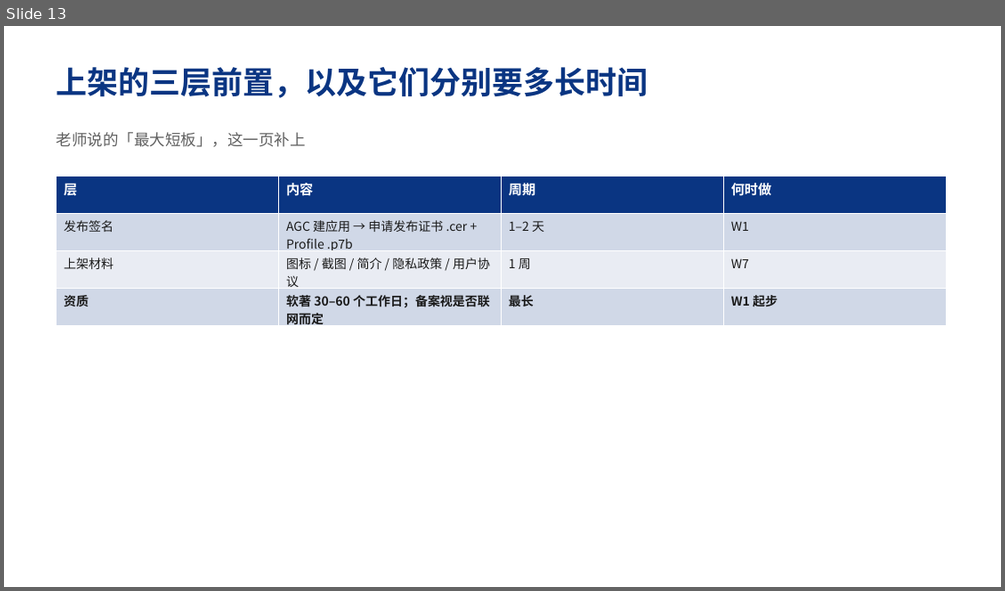
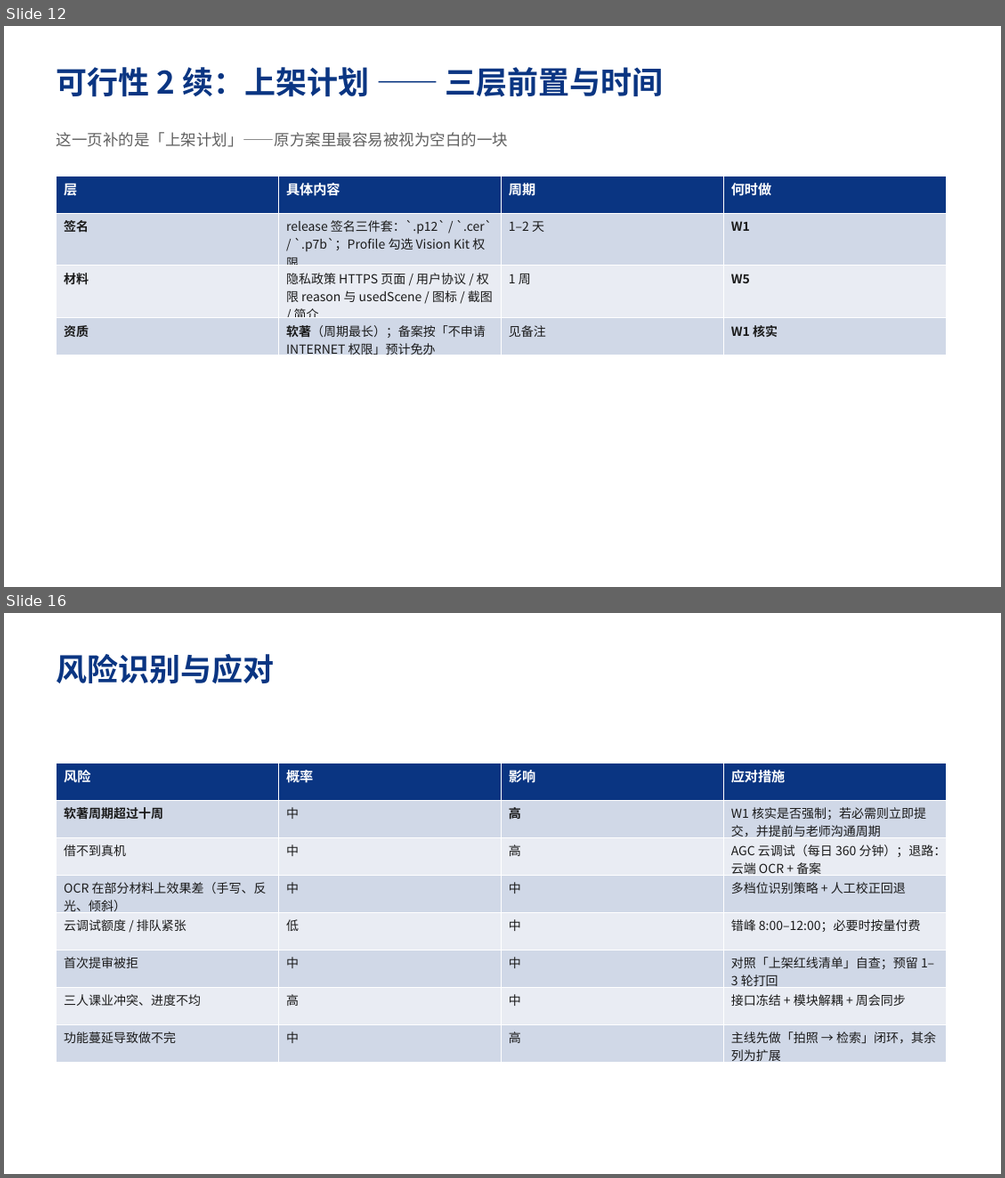
Before and after one commit to CCodeDong/agentbudget, a slide deck: deliverables/移动应用开发/立项.pptx. Shown one above the other, each under a label of ours: slide 13 before the commit, slides 12 and 16 after it; the slides between them are not shown. The pictures are 1005x591 and 1005x1178 pixels, drawn with LibreOffice and Linux fonts; fonts in the diff are those of the drawing. Boxes give left, top, right and bottom in pixels: in the first picture for what was removed or moved away, otherwise in the second. Text is boxed around its words. In the diff, an @@ line names an element or a change of style, - is before the commit and + after.

Commit message:
立项 PPT 按原稿重做：28 页，补进老师指出的四处缺口
以《开题答辩-PPT文案》v0.1 为底稿，保留原结构与内容（老师已认可的部分不动）：
- 新增 P12 上架计划：签名/材料/资质三层 + 时间 + 软著周期风险
- 新增 P15 技术路线核实：每条路线的验证环境与可检查的验收标准
- P25-26 周度计划：产出改成可检查物（可跑的包/报告/数据/录屏）
- P18 离线优先：改为四条可验证设计（权限层面就没有联网能力）
- 修订过程说明只放演讲者备注，不上幻灯面
- 修复封面与小组信息被拆成两页的问题

```diff
--- a/deliverables/移动应用开发/立项.pptx
+++ b/deliverables/移动应用开发/立项.pptx
@@ slide 16 added at box(4, 613, 1001, 1174), background #FFFFFF @@
@@ text added at box(57, 654, 275, 684), 30 pt, text #0A3582, bold @@
+风险识别与应对
@@ table added at box(57, 763, 947, 1068), 8 rows, 4 columns @@
+风险 | 概率 | 影响 | 应对措施
+软著周期超过十周 | 中 | 高 | W1 核实是否强制；若必需则立即提交，并提前与老师沟通周期
+借不到真机 | 中 | 高 | AGC 云调试（每日 360 分钟）；退路：云端 OCR + 备案
+OCR 在部分材料上效果差（手写、反光、倾斜） | 中 | 中 | 多档位识别策略 + 人工校正回退
+云调试额度 / 排队紧张 | 低 | 中 | 错峰 8:00–12:00；必要时按量付费
+首次提审被拒 | 中 | 中 | 对照「上架红线清单」自查；预留 1–3 轮打回
+三人课业冲突、进度不均 | 高 | 中 | 接口冻结 + 模块解耦 + 周会同步
+功能蔓延导致做不完 | 中 | 高 | 主线先做「拍照 → 检索」闭环，其余列为扩展
@@ what was slide 13 is now slide 12 @@
@@ slide 12 changed as well @@
@@ text at box(57, 67, 663, 97): text changed @@
-上架的三层前置，以及它们分别要多长时间
+可行性 2 续：上架计划 —— 三层前置与时间
@@ text at box(57, 132, 508, 147): text changed @@
-老师说的「最大短板」，这一页补上
+这一页补的是「上架计划」——原方案里最容易被视为空白的一块
@@ table at box(57, 176, 947, 361) @@
-row 1, column 2: 内容
+row 1, column 2: 具体内容
-row 2, column 1: 发布签名
+row 2, column 1: 签名
-row 2, column 2: AGC 建应用 → 申请发布证书 .cer + Profile .p7b
+row 2, column 2: release 签名三件套：`.p12` / `.cer` / `.p7b`；Profile 勾选 Vision Kit 权限
-row 3: 上架材料 | 图标 / 截图 / 简介 / 隐私政策 / 用户协议 | 1 周 | W7
+row 3: 材料 | 隐私政策 HTTPS 页面 / 用户协议 / 权限 reason 与 usedScene / 图标 / 截图 / 简介 | 1 周 | W5
-row 4: 资质 | 软著 30–60 个工作日；备案视是否联网而定 | 最长 | W1 起步
+row 4: 资质 | 软著（周期最长）；备案按「不申请 INTERNET 权限」预计免办 | 见备注 | W1 核实
@@ bold on in "W1" @@
```
Also in this commit, not shown: 4 other slides changed, 22 other slides added, 17 slides removed, 4 other files.
